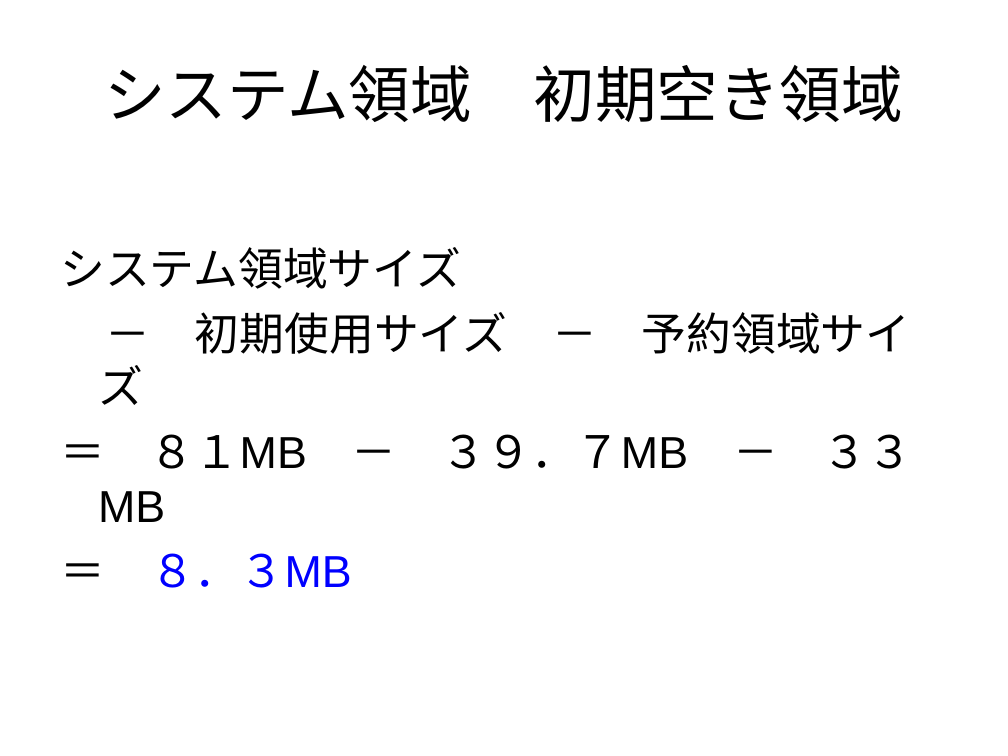
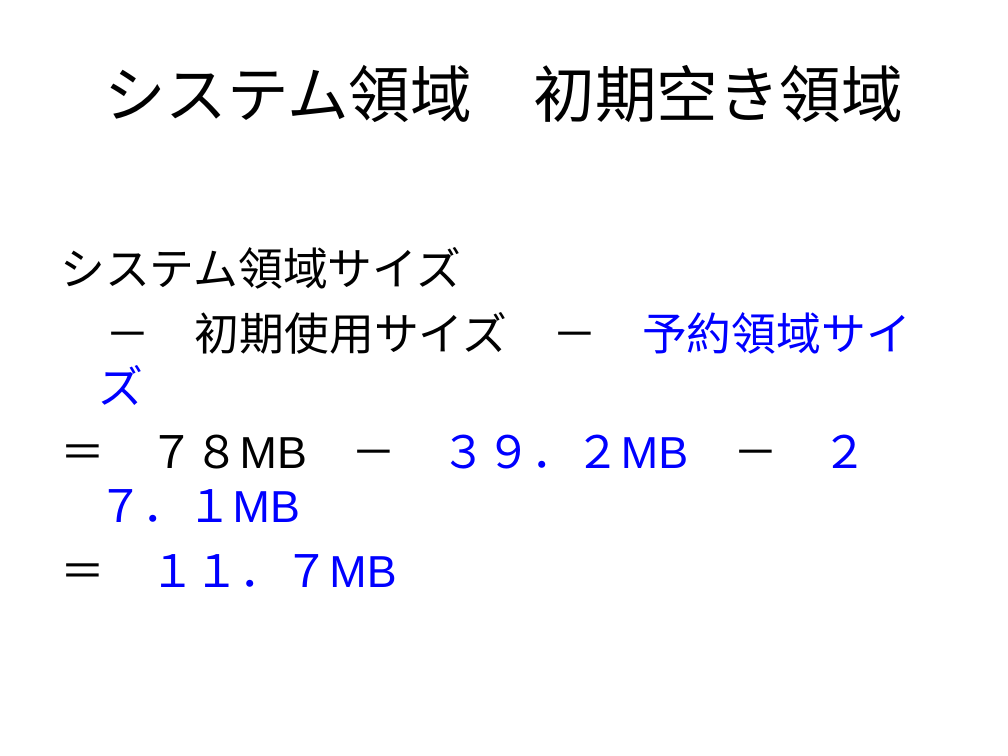
Before and after one commit to rvtr/TwlIPL, a slide deck: slide 7 of docs/NANDシステム領域.ppt. Drawn at 1008x756 pixels with LibreOffice and Linux fonts; fonts in the diff are those of the drawing. Boxes give left, top, right and bottom in pixels: in the first picture for what was removed or moved away, otherwise in the second. Text is boxed around its words. In the diff, an @@ line names an element or a change of style, - is before the commit and + after.

```diff
--- a/docs/NANDシステム領域.ppt
+++ b/docs/NANDシステム領域.ppt
@@ text at (98,312,911,405): text colour #000000 to #0000FF in "予約領域サイズ" @@
@@ text at (98,434,689,587): text changed; text colour #000000 to #0000FF @@
-＝ ８１MB － ３９．７MB － ３３MB
-＝ ８．３MB
+＝ ７８MB － ３９．２MB － ２７．１MB
+＝ １１．７MB
```
Also in this commit, not shown: 5 other slides changed, 1 slide added, 3 other files.
